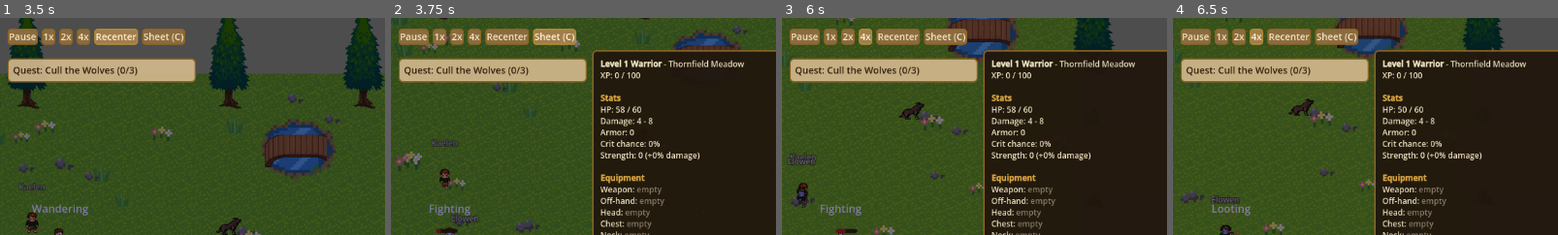
Above: before the commit, frames 1-4 (left to right).
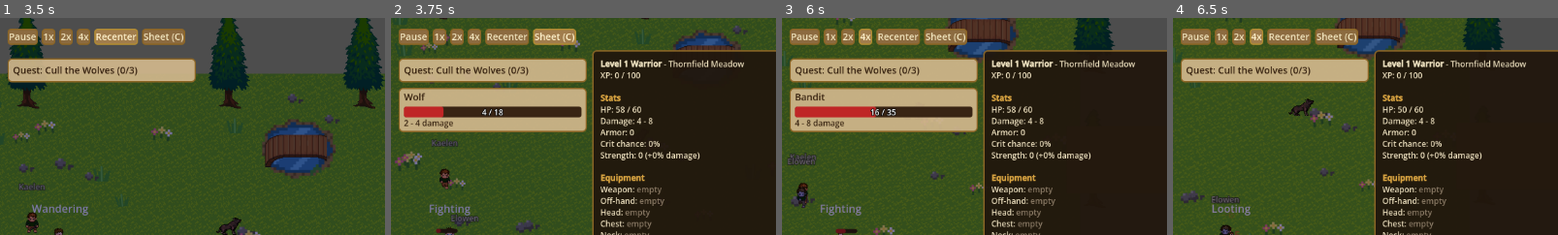
Above: after the commit, the same moments.

Repository: HexaLoid/ai-world-spectator
Game: Godot game, scene res://scenes/Main.tscn
The game is run twice, just before and just after one commit, with the same random seed, the same clock (stepped at 60 frames per second) and the same inputs.
Inputs:
- Up to frame 1 (3.5 s): click "1x" at 0.5 s; click "2x" at 1.25 s; click "4x" at 2 s; click "Recenter" at 2.75 s
- Up to frame 2 (3.75 s): click "Sheet (C)" at 3.5 s
- Up to frame 3 (6 s): click "1x" at 4.25 s; click "2x" at 5 s; click "4x" at 5.75 s
- Up to frame 4 (6.5 s): no input
The pictures show only the part of the screen within x 42-92%, y 0-50%; the shares and areas given below are measured in that part.

Frame 1 is identical in both runs. In frame 2, 10% of the frame differs, in the area x 2-51%, y 32-53%; in frame 3, 9.9%; in frame 4, nothing differs.

Commit message:
Add target frame showing the enemy being fought
Co-Authored-By: Claude Sonnet 5 <noreply@anthropic.com>

Diff:
--- a/scenes/ui/SpectatorUI.tscn
+++ b/scenes/ui/SpectatorUI.tscn
@@ -7,6 +7,7 @@
 [ext_resource type="Script" path="res://scripts/ui/quest_tracker.gd" id="6_questtracker"]
 [ext_resource type="Script" path="res://scripts/ui/ability_bar.gd" id="7_abilitybar"]
 [ext_resource type="Script" path="res://scripts/ui/character_sheet.gd" id="8_charsheet"]
+[ext_resource type="Script" path="res://scripts/ui/target_frame.gd" id="9_targetframe"]
 
 [sub_resource type="StyleBoxFlat" id="StyleBoxFlat_xpfill"]
 bg_color = Color(0.82, 0.65, 0.15, 1)
@@ -182,3 +183,38 @@
 bbcode_enabled = true
 theme_override_font_sizes/normal_font_size = 12
 theme_override_font_sizes/bold_font_size = 12
+
+[node name="TargetFrame" type="Panel" parent="."]
+visible = false
+theme = ExtResource("4_theme")
+script = ExtResource("9_targetframe")
+position = Vector2(500, 104)
+size = Vector2(280, 66)
+
+[node name="NameLabel" type="Label" parent="TargetFrame"]
+position = Vector2(8, 4)
+text = "Enemy"
+
+[node name="HPBar" type="ProgressBar" parent="TargetFrame"]
+custom_minimum_size = Vector2(264, 16)
+position = Vector2(8, 28)
+size = Vector2(264, 16)
+show_percentage = false
+
+[node name="HPText" type="Label" parent="TargetFrame"]
+offset_left = 8.0
+offset_top = 28.0
+offset_right = 272.0
+offset_bottom = 44.0
+theme_override_colors/font_color = Color(1, 1, 1, 1)
+theme_override_colors/font_outline_color = Color(0, 0, 0, 1)
+theme_override_constants/outline_size = 4
+theme_override_font_sizes/font_size = 12
+horizontal_alignment = 1
+vertical_alignment = 1
+mouse_filter = 2
+
+[node name="DamageLabel" type="Label" parent="TargetFrame"]
+position = Vector2(8, 44)
+theme_override_font_sizes/font_size = 12
+text = ""
--- /dev/null
+++ b/scripts/ui/target_frame.gd
@@ -0,0 +1,46 @@
+extends Panel
+
+## Shows the enemy the spectated character is fighting: name (with an Elite
+## tag for guaranteed-drop enemies), HP bar with numbers, and damage range.
+## Driven by GameState.combat_target_changed; HP is read from the enemy each
+## frame so no enemy-side changes are needed.
+
+const BAR_SIZE := Vector2(264, 16)
+
+@onready var name_label: Label = $NameLabel
+@onready var hp_bar: ProgressBar = $HPBar
+@onready var hp_text: Label = $HPText
+@onready var damage_label: Label = $DamageLabel
+
+var target: Node2D = null
+
+func _ready() -> void:
+	# Godot resets a ProgressBar's scene-declared size during its internal
+	# setup — reassign it here (same workaround as the unit frame).
+	hp_bar.size = BAR_SIZE
+	visible = false
+	GameState.combat_target_changed.connect(_on_combat_target_changed)
+
+func _on_combat_target_changed(new_target: Node2D) -> void:
+	target = new_target
+	visible = target != null
+	if target == null:
+		return
+	var elite_tag := " (Elite)" if target.guaranteed_drop_id != "" else ""
+	name_label.text = "%s%s" % [target.enemy_name, elite_tag]
+	damage_label.text = "%d - %d damage" % [target.attack_damage_min, target.attack_damage_max]
+	_update_hp()
+
+func _process(_delta: float) -> void:
+	# A freed enemy compares equal to null, so test is_instance_valid first
+	# (a plain null check would return early and leave the frame showing).
+	if not is_instance_valid(target):
+		target = null
+		visible = false
+		return
+	_update_hp()
+
+func _update_hp() -> void:
+	hp_bar.max_value = target.max_hp
+	hp_bar.value = target.hp
+	hp_text.text = "%d / %d" % [target.hp, target.max_hp]
Not shown: 1 places in scenes/ui/SpectatorUI.tscn that only renumber resources
Not shown, added: scripts/ui/target_frame.gd.uid
